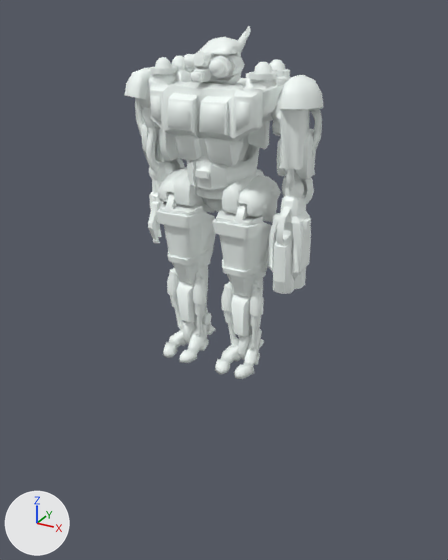
The COLLADA model Objects3d/strikecom_4.dae, before and after one commit.
Rendered twice from a camera (50 mm lens) standing at (62.8, -113.1, 74.0) and looking at (-0.1, 1.2, 16.9). Lighting does not change. The marker at lower left points along +X, +Y and +Z. Where no turn or scale is listed for an object, it has been applied to the vertices.

Before the edit, the objects in view are built like this:
```python
ob_assleft = bpy.data.objects.new('AssLeft', me_cylinder_021)
ob_assleft.location = (6.9, -0.5, 38.7)
ob_assright = bpy.data.objects.new('AssRight', me_cylinder_007)
ob_assright.location = (-6.4, -0.5, 38.7)
ob_breast = bpy.data.objects.new('Breast', me_cylinder_010)
ob_breast.parent = ob_stomach
ob_breast.location = (0.054, -2.232, 12.3)
ob_calfleft = bpy.data.objects.new('CalfLeft', me_cylinder_025)
ob_calfleft.location = (7.4, -0.4, 21.2)
ob_calfright = bpy.data.objects.new('CalfRight', me_cylinder_001)
ob_calfright.location = (-6.8, -0.4, 21.2)
ob_footright = bpy.data.objects.new('FootRight', me_cylinder_012)
ob_footright.location = (-6.4, -0.6, 6.8)
ob_hipleft = bpy.data.objects.new('HipLeft', me_cylinder_024)
ob_hipleft.location = (8.6, -3.2, 36.3)
ob_hipright = bpy.data.objects.new('HipRight', me_cylinder_000)
ob_hipright.location = (-8.0, -3.2, 36.3)
ob_undergun = bpy.data.objects.new('UnderGun', me_cylinder_019)
ob_undergun.location = (17.1, -1.6, 41.6)
# also in view: 'Gun' at (17.3, -2.0, 32.2); 'Stomach' at (0.4, 0.5, 43.7); 'Head' at (0.1, 0.2, 64.5); 'HandRight' at (-14.1, -0.2, 36.4); 'ArmRight' at (-15.8, -2.2, 51.8)
```
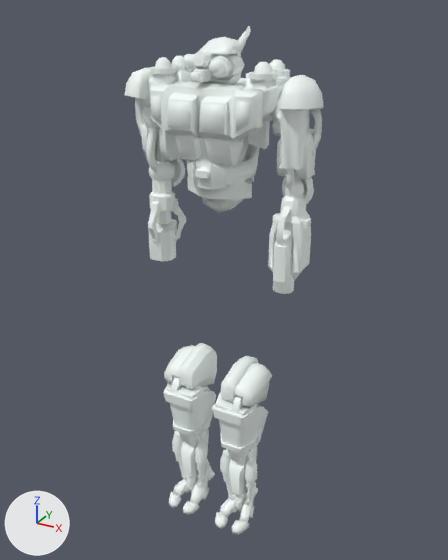
Diff of the bpy script that builds the scene:
```diff
--- a/Objects3d/strikecom_4.dae.py
+++ b/Objects3d/strikecom_4.dae.py
@@ ob_undergun @@
 ob_undergun = bpy.data.objects.new('UnderGun', me_cylinder_019)
-ob_undergun.location = (17.1, -1.6, 41.6)
+ob_undergun.location = (-14.4, -2.8, 42.1)
@@ ob_assright @@
 ob_assright = bpy.data.objects.new('AssRight', me_cylinder_007)
-ob_assright.location = (-6.4, -0.5, 38.7)
+ob_assright.location = (-6.8, -0.5, -6.6)
@@ ob_hipright @@
 ob_hipright = bpy.data.objects.new('HipRight', me_cylinder_000)
-ob_hipright.location = (-8.0, -3.2, 36.3)
+ob_hipright.location = (-8.5, -3.2, -9.0)
@@ ob_calfright @@
 ob_calfright = bpy.data.objects.new('CalfRight', me_cylinder_001)
-ob_calfright.location = (-6.8, -0.4, 21.2)
+ob_calfright.location = (-7.2, -0.4, -24.1)
@@ ob_footright @@
 ob_footright = bpy.data.objects.new('FootRight', me_cylinder_012)
-ob_footright.location = (-6.4, -0.6, 6.8)
+ob_footright.location = (-6.8, -0.6, -38.5)
@@ ob_assleft @@
 ob_assleft = bpy.data.objects.new('AssLeft', me_cylinder_021)
-ob_assleft.location = (6.9, -0.5, 38.7)
+ob_assleft.location = (6.5, -0.5, -6.6)
@@ ob_hipleft @@
 ob_hipleft = bpy.data.objects.new('HipLeft', me_cylinder_024)
-ob_hipleft.location = (8.6, -3.2, 36.3)
+ob_hipleft.location = (8.1, -3.2, -9.0)
@@ ob_calfleft @@
 ob_calfleft = bpy.data.objects.new('CalfLeft', me_cylinder_025)
-ob_calfleft.location = (7.4, -0.4, 21.2)
+ob_calfleft.location = (6.9, -0.4, -24.1)
@@ ob_footleft @@
 ob_footleft = bpy.data.objects.new('FootLeft', me_cylinder_026)
-ob_footleft.location = (6.9, -0.6, 6.8)
+ob_footleft.location = (6.5, -0.6, -38.5)
```

Where the change shows, as pixel boxes (x1, y1, x2, y2) in the pictures (448 x 560 px):
'HipLeft', moved: before (213, 203, 272, 277); after (212, 393, 268, 453)
'HipRight', moved: before (157, 193, 216, 265); after (163, 376, 216, 435)
'CalfLeft', moved: before (221, 268, 266, 350); after (220, 442, 259, 505)
'CalfRight', moved: before (167, 256, 210, 337); after (172, 421, 210, 487)
'AssLeft', moved: before (222, 169, 281, 222); after (221, 356, 272, 407)
'AssRight', moved: before (158, 167, 215, 213); after (164, 343, 217, 389)
'FootRight', moved: before (163, 307, 216, 363); after (169, 459, 215, 514)
'FootLeft', moved: before (215, 328, 264, 379); after (215, 483, 258, 534)
'UnderGun', moved: before (294, 267, 306, 289); after (148, 219, 177, 262)
